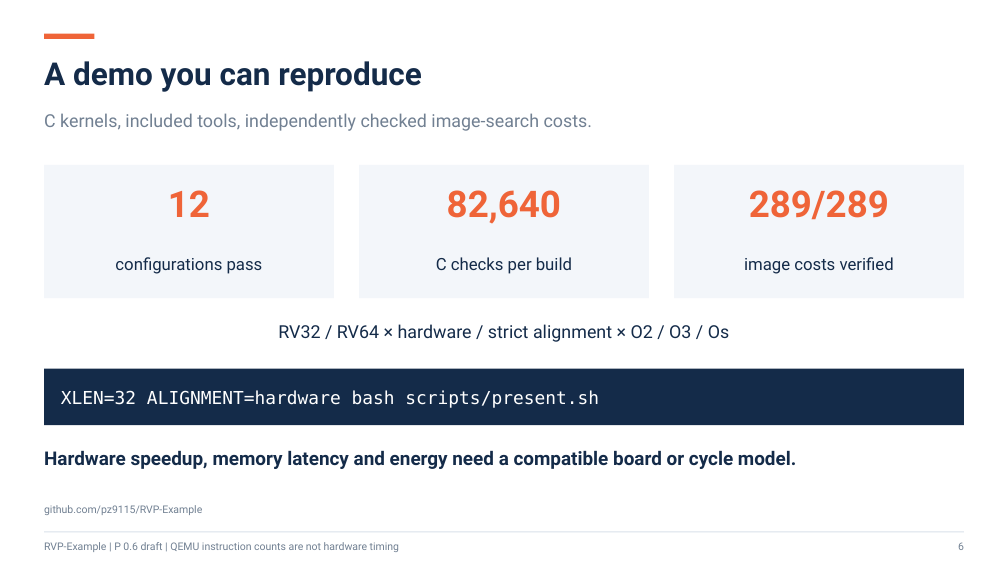
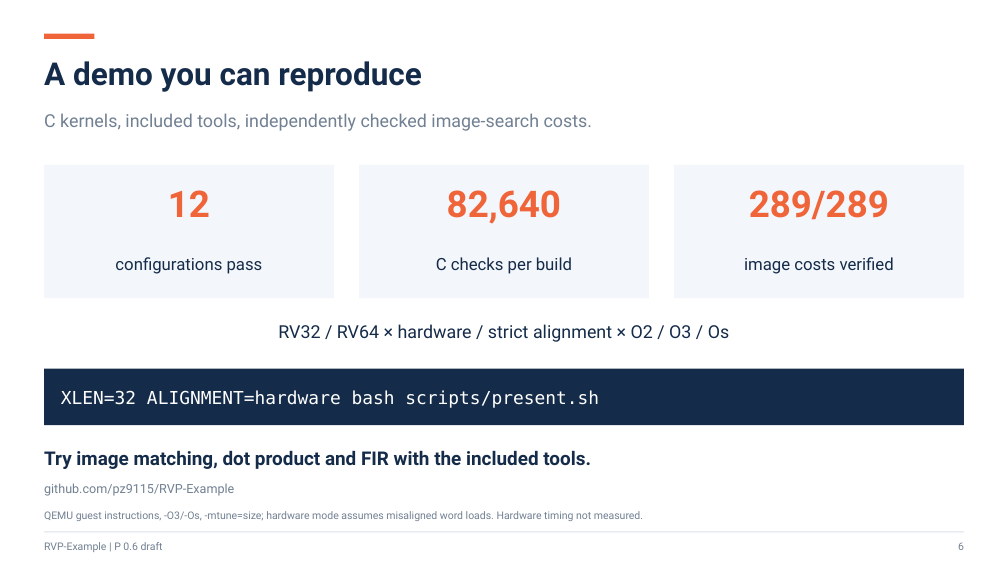
Before and after one commit to pz9115/RVP-Example, a slide deck: slide 6 of docs/RVP-Image-SAD-RV32.pptx. Drawn at 1008x567 pixels with LibreOffice and Linux fonts; fonts in the diff are those of the drawing. Boxes give left, top, right and bottom in pixels: in the first picture for what was removed or moved away, otherwise in the second. Text is boxed around its words. In the diff, an @@ line names an element or a change of style, - is before the commit and + after.

```diff
--- a/docs/RVP-Image-SAD-RV32.pptx
+++ b/docs/RVP-Image-SAD-RV32.pptx
@@ text at <box>44,450,591,469</box>: text changed @@
-Hardware speedup, memory latency and energy need a compatible board or cycle model.
+Try image matching, dot product and FIR with the included tools.
@@ text "github.com/pz9115/RVP-Example": place and size @@
-text "github.com/pz9115/RVP-Example" at <box>44,505,202,515</box>
+text "github.com/pz9115/RVP-Example" at <box>44,483,234,496</box>
@@ text "github.com/pz9115/RVP-Example" at <box>44,483,234,496</box>: size 10 to 12 pt; line spacing 11.5pt to 13.8pt @@
@@ text added at <box>44,511,643,521</box>, 10 pt, text #718092 @@
+QEMU guest instructions, -O3/-Os, -mtune=size; hardware mode assumes misaligned word loads. Hardware timing not measured.
@@ text at <box>44,542,163,552</box>: text changed @@
-RVP-Example | P 0.6 draft | QEMU instruction counts are not hardware timing
+RVP-Example | P 0.6 draft
```
Also in this commit, not shown: 5 other slides changed, 13 other files.
